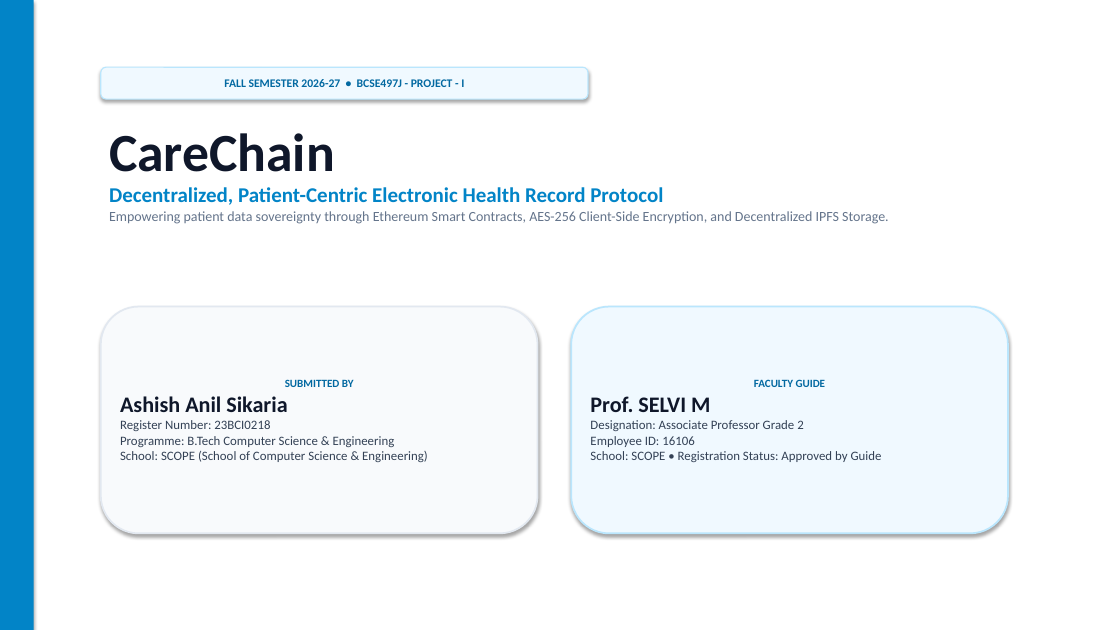
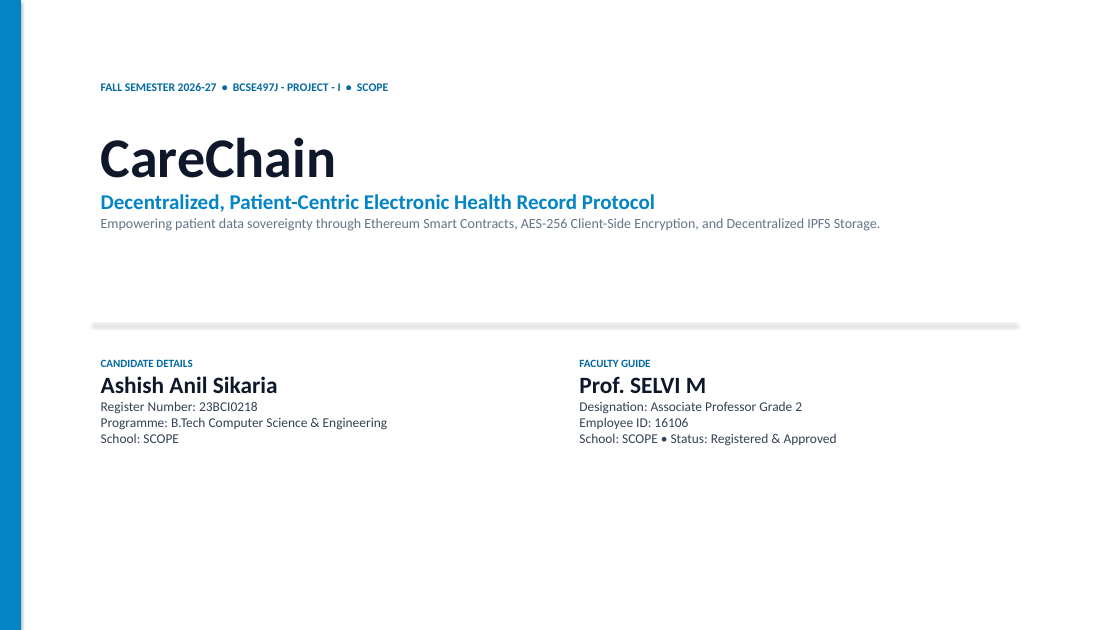
Before and after one commit to ashishanilsikaria/CareChain, a slide deck: slide 1 of docs/presentation/CareChain_Presentation.pptx. Drawn at 1120x630 pixels with LibreOffice and Linux fonts; fonts in the diff are those of the drawing. Boxes give left, top, right and bottom in pixels: in the first picture for what was removed or moved away, otherwise in the second. Text is boxed around its words. In the diff, an @@ line names an element or a change of style, - is before the commit and + after.

Commit message:
refactor(presentation): restructure slides with natural human-crafted layout, open whitespace, and editorial typography

```diff
--- a/docs/presentation/CareChain_Presentation.pptx
+++ b/docs/presentation/CareChain_Presentation.pptx
@@ rectangle: place and size @@
-rectangle at box(0, 0, 34, 630)
+rectangle at box(0, 0, 21, 630)
@@ text "FALL SEMESTER 2026-27 • BCSE497J ...": place and size @@
-text "FALL SEMESTER 2026-27 • BCSE497J ..." at box(101, 67, 588, 99)
+text "FALL SEMESTER 2026-27 • BCSE497J ..." at box(101, 83, 388, 91)
@@ text "FALL SEMESTER 2026-27 • BCSE497J ..." at box(101, 83, 388, 91): vertical alignment middle to top; fill #F0F9FF to none; outline #BAE6FD 1 pt to none; shadow off @@
@@ text at box(101, 83, 388, 91): text changed @@
-FALL SEMESTER 2026-27 • BCSE497J - PROJECT - I
+FALL SEMESTER 2026-27 • BCSE497J - PROJECT - I • SCOPE
@@ text "CareChain": place and size @@
-text "CareChain" at box(109, 133, 889, 224)
+text "CareChain" at box(101, 137, 881, 231)
@@ text at box(101, 137, 337, 178): size 46 to 48 pt in "CareChain" @@
@@ rectangle added at box(92, 323, 1017, 324), fill #E2E8F0 @@
@@ text "CANDIDATE DETAILS": place and size @@
-text "CANDIDATE DETAILS" at box(101, 307, 538, 534)
+text "CANDIDATE DETAILS" at box(101, 359, 388, 443)
@@ text "CANDIDATE DETAILS" at box(101, 359, 388, 443): vertical alignment middle to top; fill #F8FAFC to none; outline #E2E8F0 1.5 pt to none; shadow off @@
@@ text at box(101, 359, 193, 367): text changed @@
-SUBMITTED BY
+CANDIDATE DETAILS
@@ text "FACULTY GUIDE": place and size @@
-text "FACULTY GUIDE" at box(571, 307, 1008, 534)
+text "FACULTY GUIDE" at box(579, 359, 837, 446)
@@ text "FACULTY GUIDE" at box(579, 359, 837, 446): vertical alignment middle to top; fill #F0F9FF to none; outline #BAE6FD 1.5 pt to none; shadow off @@
@@ text at box(579, 359, 706, 393): size 19 to 20 pt in "Prof. SELVI M"; alignment centre to left @@
@@ text at box(101, 376, 278, 393): size 19 to 20 pt in "Ashish Anil Sikaria" @@
@@ text at box(101, 401, 388, 443): text changed; size 11 to 11.5 pt @@
-Register Number: 23BCI0218
-Programme: B.Tech Computer Science & Engineering
-School: SCOPE (School of Computer Science & Engineering)
+Register Number: 23BCI0218
+Programme: B.Tech Computer Science & Engineering
+School: SCOPE
@@ text at box(579, 401, 837, 446): text changed; size 11 to 11.5 pt @@
-Designation: Associate Professor Grade 2
-Employee ID: 16106
-School: SCOPE • Registration Status: Approved by Guide
+Designation: Associate Professor Grade 2
+Employee ID: 16106
+School: SCOPE • Status: Registered & Approved
```
Also in this commit, not shown: 9 other slides changed, 1 other file.
